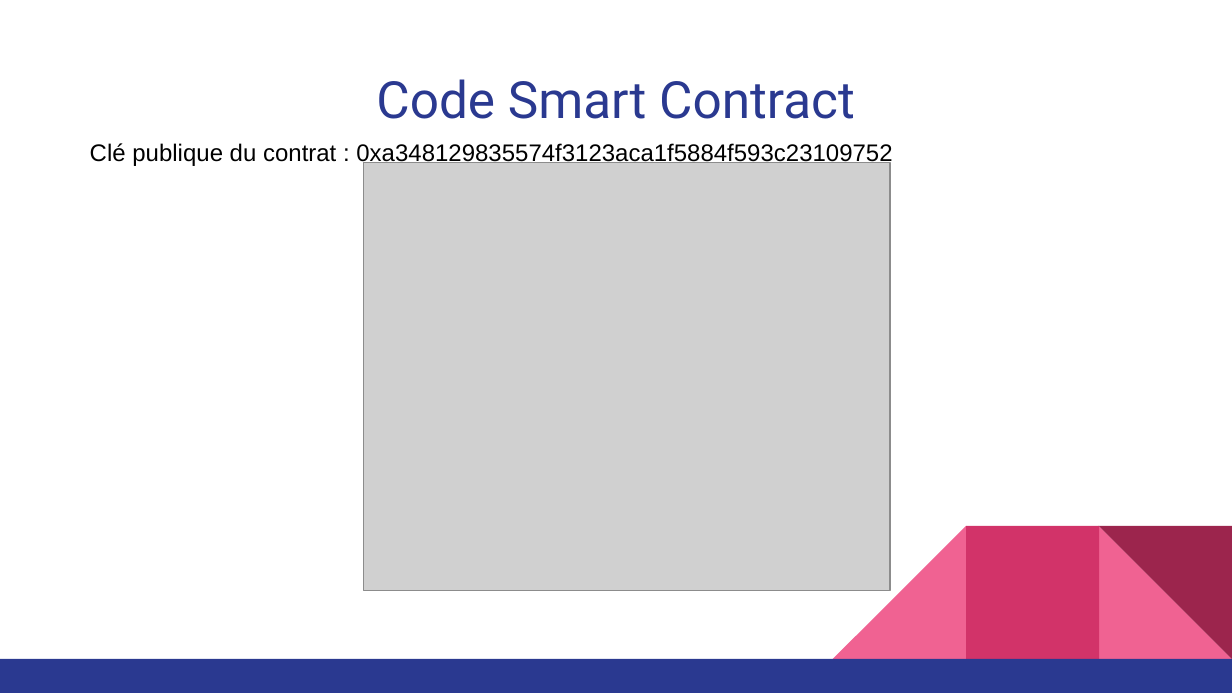
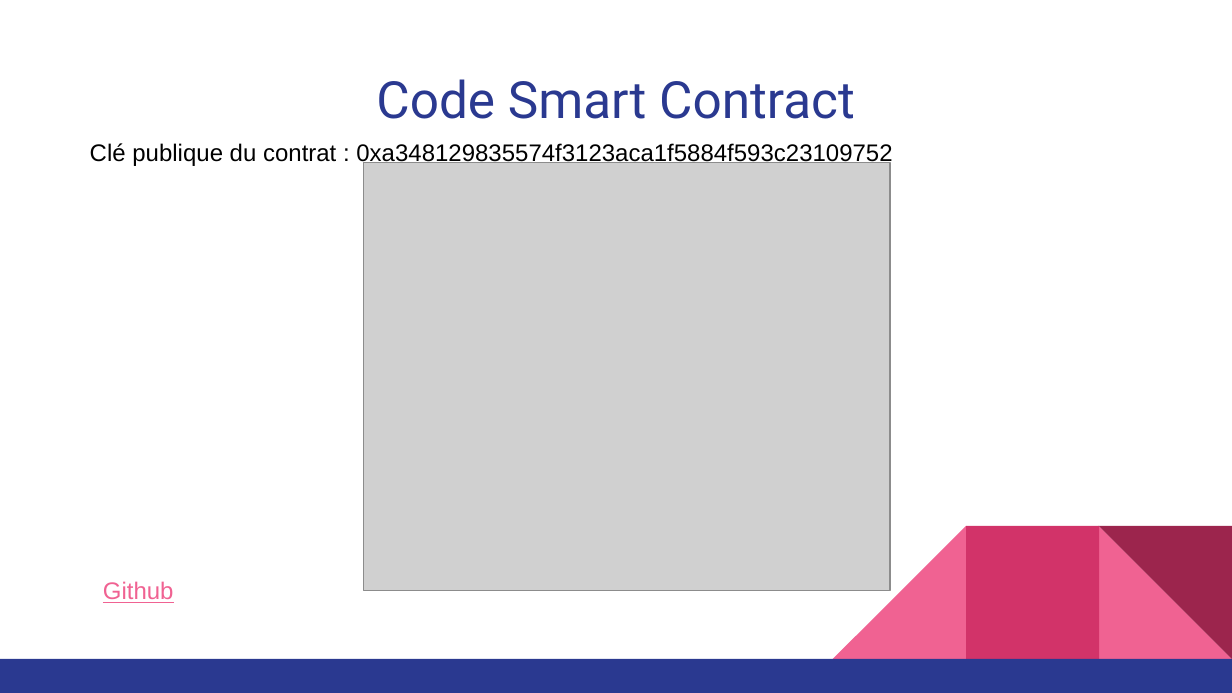
Before and after one commit to Assabody/SmartPay, a slide deck: slide 7 of FDI-BLK MarketPlace.pptx. Drawn at 1232x693 pixels with LibreOffice and Linux fonts; fonts in the diff are those of the drawing; grey boxes stand for pictures. Boxes give left, top, right and bottom in pixels: in the first picture for what was removed or moved away, otherwise in the second. Text is boxed around its words. In the diff, an @@ line names an element or a change of style, - is before the commit and + after.

Commit message:
BLK

```diff
--- a/FDI-BLK MarketPlace.pptx
+++ b/FDI-BLK MarketPlace.pptx
@@ text added at box(103, 581, 174, 603), 14 pt, text #F06292, underline @@
+Github
```
